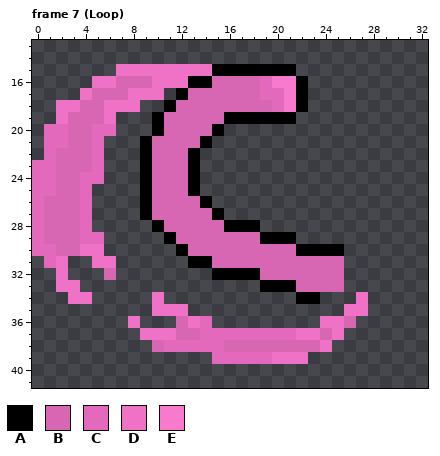
Pixel-art file: Assets/Art/Characters/frog tongue WIP.aseprite. The first picture shows the starting point.
64x64 pixels, 13 frames. Colours within 5 levels of each other are drawn and written as one. Shown: frame 7 (Loop): x 0..32, y 13..41. The old version is drawn lined up with the new one.
Palette (. is transparent): A #000000  B #d766b3  C #e369bc  D #ef72c7  E #f77acf
Pixels before, frame 7 (Loop), first column x 0:
15 .......DDDDDDDDAAAAAAA......
16 .....DDBBBDDDAABBBBCEEA.....
17 ....DBBBDDD.ABBBBBBCCEA.....
18 ..DDBBDDD..ABBBBBBBBCEA.....
19 ..DBBBD...ABBBBBAAAAAA......
20 .CCBBCC...ABBBBA............
21 .CCBBC...ABBBBA.............
22 .CBBBC...ABBBA..............
23 CCBBBC...ABBBA..............
24 CCBBCC...ABBBA..............
25 CCBBC....ABBBA..............
26 CBBBC....ABBBBA.............
27 CBBBC....ABBBBBA............
28 CBBBC.....ABBBBBAAA.........
29 CBBBCC.....ABBBBBBBAAA......
30 CCBBDD......ABBBBBBBBBAAAA..
31 .CD..DD......AABBBBBBBBBBB..
32 ..D...B........AAAABBBBBBB..
33 ..DD...............AAABBBB..
34 ...DD.....D...........AA...D
35 ..........DDD.............DD
36 ........D...BDC.........DDB.
37 .........DDDBBCCCCCCCCDDBD..
38 ..........BCCCCCBBBBBBBBD...
39 ...............CCCCCDDD.....
Now the later version:
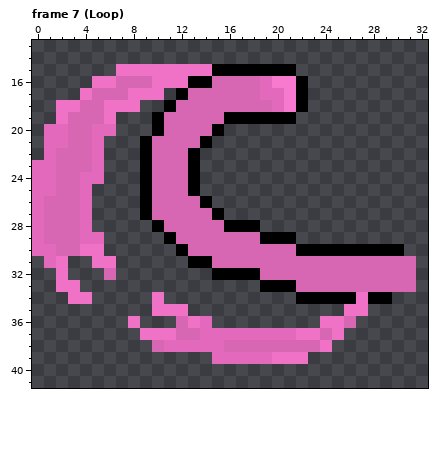
Message: changed tongue attack to be longer and bigger hitbox
The exact change:
whole drawing moved by -6,+0 (the old picture is shown already moved)
Frame 7 (Loop):
y 30: x 26..30 ..... -> AAAAA
y 31..33: x 26..31 ...... -> BBBBBB
y 34: x 24..26 ... -> AAA; x 28..29 .. -> AA
Boxes around the changes in both pictures, in picture pixels (x1, y1, x2, y2):
added: (320, 244, 416, 304)
